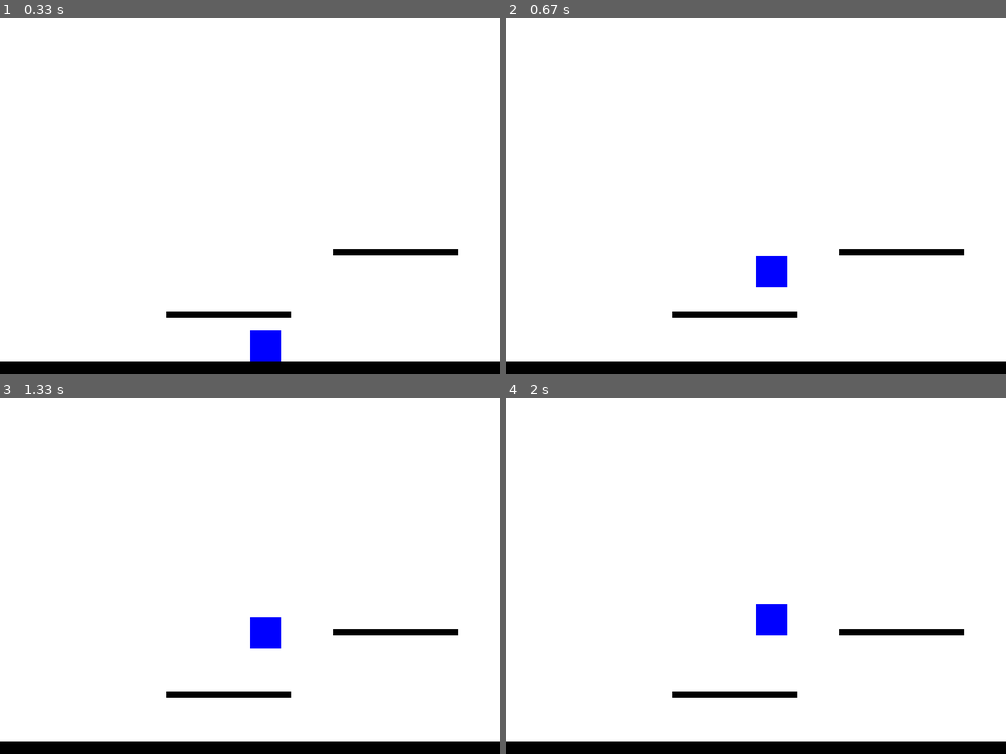
Above: before the commit, frames 1-4 (two rows, left to right).
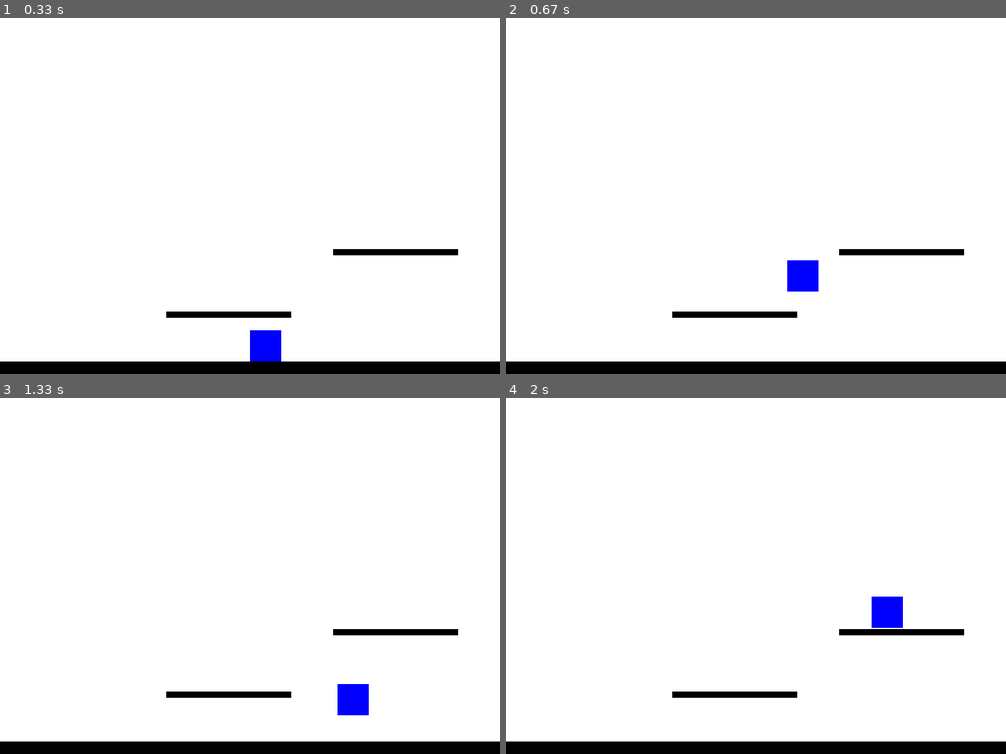
Above: after the commit, the same moments.

Repository: jakob07ffm/pygame-platformer
Game: pygame game, started from main.py
Same seed, same stepped clock (60 frames per second), same inputs: the game is played once before the commit and once after it.
Inputs:
- Up to frame 1 (0.33 s): no input
- Up to frame 2 (0.67 s): hold Space from 0.33 s (still down); hold D from 0.33 s (still down)
- Up to frame 3 (1.33 s): release Space at 0.8 s; release D at 0.8 s; hold D 0.83-1.3 s; tap Space at 0.9, 1.2 s
- Up to frame 4 (2 s): hold D 1.33-1.8 s; tap Space at 1.4, 1.7, 1.9 s; hold A from 1.83 s (still down)

Frame 1 is identical in both runs. In frame 2, 1.1% of the frame differs, in the area x 50-63%, y 66-77%; in frame 3, 1.1%; in frame 4, 1.1%.

Commit message:
Update main.py

Diff:
--- a/main.py
+++ b/main.py
@@ -5,7 +5,7 @@
 
 WIDTH, HEIGHT = 800, 600
 win = pygame.display.set_mode((WIDTH, HEIGHT))
-pygame.display.set_caption('platformer')
+pygame.display.set_caption('Platformer')
 
 WHITE = (255, 255, 255)
 BLACK = (0, 0, 0)
@@ -18,6 +18,9 @@
 player_vel = [0, 0]
 player_speed = 5
 player_jump = -15
+player_on_ground = False
+player_jump_count = 0
+max_jumps = 2
 
 platforms = [
     [0, HEIGHT - 20, WIDTH, 20],
@@ -31,29 +34,45 @@
         if event.type == pygame.QUIT:
             running = False
 
+    keys = pygame.key.get_pressed()
+    if keys[pygame.K_a]:
+        player_pos[0] -= player_speed
+    if keys[pygame.K_d]:
+        player_pos[0] += player_speed
+    if keys[pygame.K_SPACE] and player_jump_count <= max_jumps:
+        player_vel[1] = player_jump
+        player_jump_count += 1
+
+    player_vel[1] += 1
+    player_pos[1] += player_vel[1]
+
+    if player_pos[0] < 0:
+        player_pos[0] = 0
+    if player_pos[0] > WIDTH - player_size:
+        player_pos[0] = WIDTH - player_size
+
+    player_on_ground = False
+
+    for platform in platforms:
+        if (player_pos[1] + player_size >= platform[1] and
+                player_pos[1] + player_size - player_vel[1] <= platform[1] and
+                player_pos[0] + player_size > platform[0] and
+                player_pos[0] < platform[0] + platform[2]):
+            player_pos[1] = platform[1] - player_size
+            player_vel[1] = 0
+            player_on_ground = True
+            player_jump_count = 0
+
+    if player_pos[1] > HEIGHT - player_size:
+        player_pos[1] = HEIGHT - player_size
+        player_vel[1] = 0
+        player_on_ground = True
+        player_jump_count = 0
+
     win.fill(WHITE)
 
     for platform in platforms:
         pygame.draw.rect(win, BLACK, platform)
-
-    keys = pygame.key.get_pressed()
-    if keys[pygame.K_LEFT]:
-        player_pos[0] -= player_speed
-    if keys[pygame.K_RIGHT]:
-        player_pos[0] += player_speed
-    if keys[pygame.K_SPACE] and player_vel[1] == 0:
-        player_vel[1] = player_jump
-
-    player_vel[1] += 1
-    player_pos[1] += player_vel[1]
-
-    for platform in platforms:
-        if (player_pos[1] + player_size >= platform[1] and
-            player_pos[1] + player_size <= platform[1] + platform[3] and
-            player_pos[0] + player_size > platform[0] and
-            player_pos[0] < platform[0] + platform[2]):
-            player_pos[1] = platform[1] - player_size
-            player_vel[1] = 0
 
     pygame.draw.rect(win, BLUE, (*player_pos, player_size, player_size))
 
@@ -63,7 +82,3 @@
 
 pygame.quit()
 sys.exit()
-
-#todos:
-#-make the player only jump once or twice
-#-making it so the player cant leav the win
